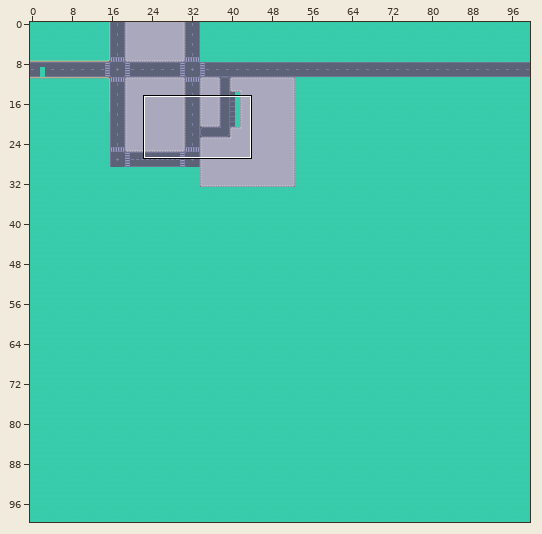
Tiled map (JSON) -- public/maps/teste.json. Above: a wide view before the commit, with the close-up outlined.
Close-up. First the earlier version:
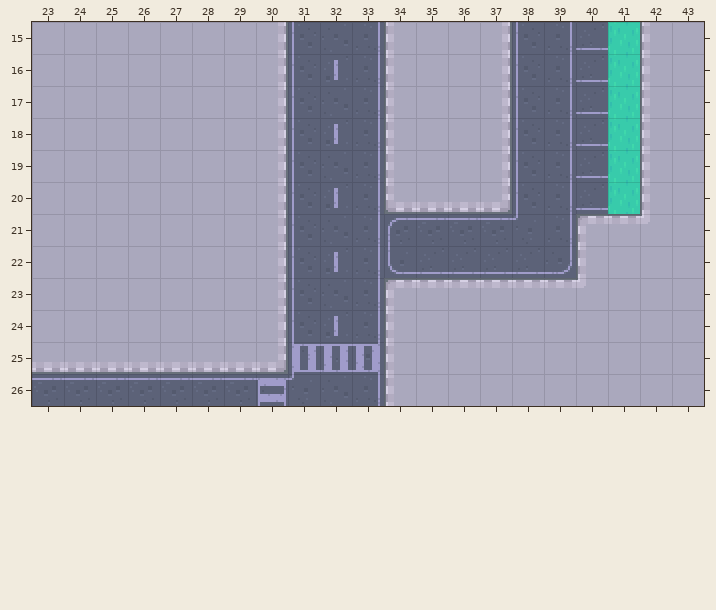
Cells are 16x16 px. Shown: x 23..43, y 15..26. The commit also changed other parts of the map, which this record leaves out.
And afterwards:
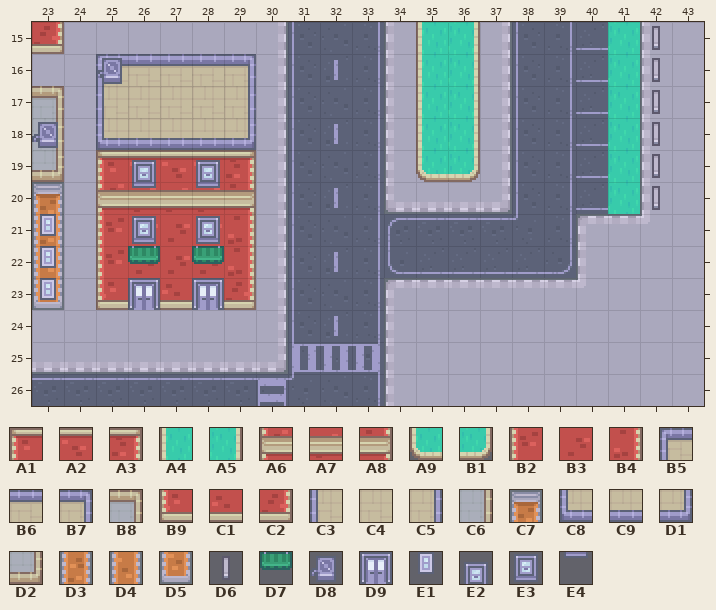
Key: from "Kenny RPG Urban Pack": A1 17, A2 18, A3 19, A4 27, A5 29, A6 44, A7 45, A8 46, A9 54, B1 56, B2 71, B3 72, B4 73, B5 81, B6 82, B7 83, B8 91, B9 98, C1 99, C2 100, C3 108, C4 109, C5 110, C6 118, C7 124, C8 135, C9 136, D1 137, D2 145, D3 151, D4 178, D5 205, D6 299, D7 332, D8 333, D9 339, E1 416, E2 443, E3 444, E4 470.
__ is an empty cell.
Tiles of an added or newly shown layer are drawn over the layers below it.
Diff:
Changed rows in their new state; .. is an unchanged cell.
Layer "Ground Level 2" (now shown):
first column x 35:
15 A4 A5 .. .. .. .. .. D6
16 A4 A5 .. .. .. .. .. D6
17 A4 A5 .. .. .. .. .. D6
18 A4 A5 .. .. .. .. .. D6
19 A9 B1 .. .. .. .. .. D6
20 .. .. .. .. .. .. .. D6
Layer "Solid" (now shown):
first column x 23:
15 C2 .. .. .. .. .. ..
16 .. .. B5 B6 B6 B6 B7
17 B8 .. C3 C4 C4 C4 C5
18 C6 .. C8 C9 C9 C9 D1
19 D2 .. A1 A2 A2 A2 A3
20 C7 .. A6 A7 A7 A7 A8
21 D3 .. B2 B3 B3 B3 B4
22 D4 .. B2 B3 B3 B3 B4
23 D5 .. B9 D9 C1 D9 C2
Layer "Solid Level 2" (now shown):
first column x 23:
16 .. .. D8 .. .. ..
18 D8 .. .. .. .. ..
19 .. .. .. E2 .. E2
20 .. .. .. E4 .. E4
21 E1 .. .. E3 .. E3
22 E1 .. .. D7 .. D7
23 E1 .. .. .. .. ..
Boxes around the changes in both close-ups, in picture pixels (x1, y1, x2, y2):
added: (32, 22, 64, 54)
added: (416, 22, 480, 182)
added: (652, 26, 660, 210)
added: (96, 54, 256, 310)
added: (32, 86, 64, 310)
